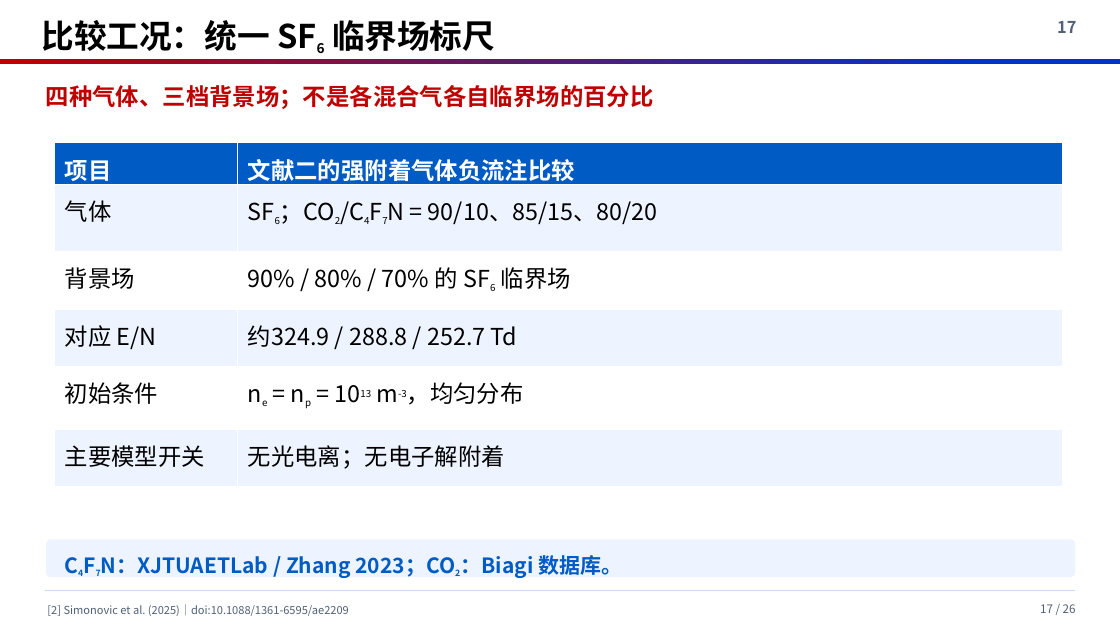
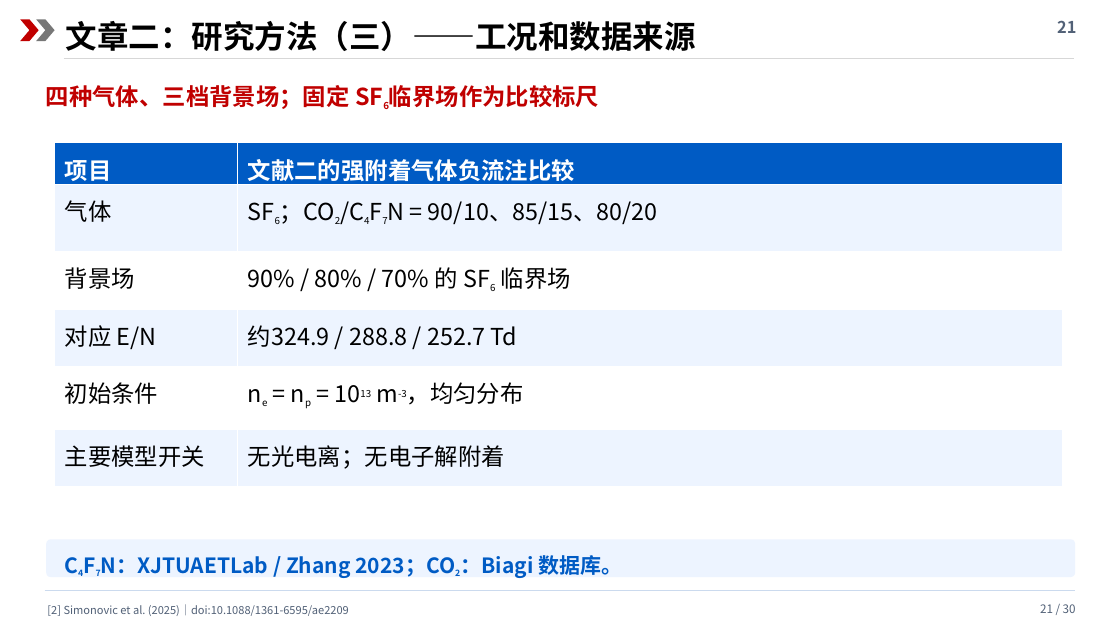
Before and after one commit to cass1223/cassbook, a slide deck: slide 21 of presentations/c4f7n/c4f7n_review.pptx (slide 17 before the commit). Drawn at 1120x630 pixels with LibreOffice and Linux fonts; fonts in the diff are those of the drawing. Boxes give left, top, right and bottom in pixels: in the first picture for what was removed or moved away, otherwise in the second. Text is boxed around its words. In the diff, an @@ line names an element or a change of style, - is before the commit and + after.

```diff
--- a/presentations/c4f7n/c4f7n_review.pptx
+++ b/presentations/c4f7n/c4f7n_review.pptx
@@ rectangle added at (0, 0, 1120, 71), fill #FFFFFF @@
@@ chevron added at (20, 19, 39, 41), fill #C00000 @@
@@ chevron added at (36, 19, 55, 41), fill #777777 @@
@@ text removed at (42, 20, 495, 51) @@
-比较工况：统一 SF6 临界场标尺
@@ text added at (66, 21, 696, 51), 27 pt, text #000000, bold @@
+文章二：研究方法（三）——工况和数据来源
@@ rectangle removed at (1008, 0, 1120, 55) @@
@@ text at (1057, 20, 1076, 33): text changed @@
-17
+21
@@ line added from (64, 58) to (1074, 58), #D7D7D7 0.7 pt @@
@@ text at (46, 85, 350, 109): text changed @@
-四种气体、三档背景场；不是各混合气各自临界场的百分比
+四种气体、三档背景场；固定 SF6临界场作为比较标尺
@@ text at (1040, 604, 1076, 613): text changed @@
-17 / 26
+21 / 30
```
Also in this commit, not shown: 16 other slides changed, 13 slides added, 9 slides removed, 4 other files.
